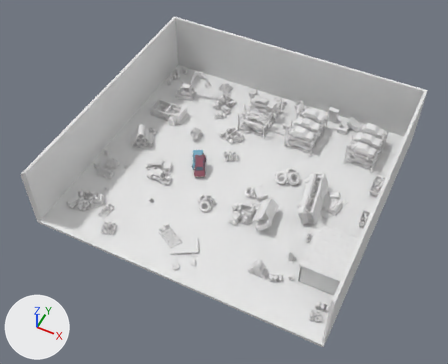
The glTF model assets/maps/junkyard/junkyard.glb as it was, and as the next commit left it.
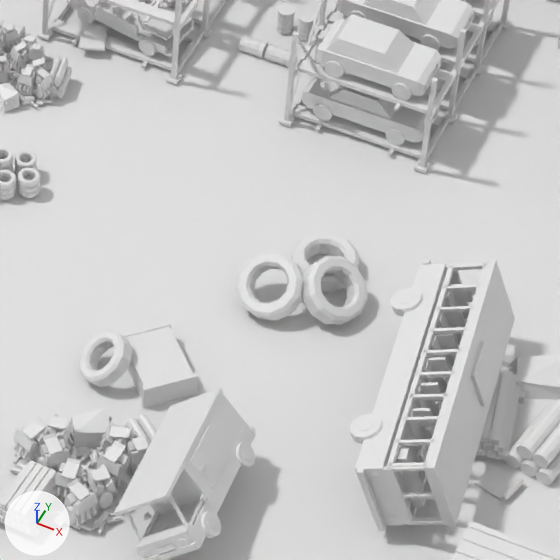
Each version is shown whole from a 50 mm camera at (29.9, -64.5, 77.9) aimed at (-0.4, -3.9, 2.2), then close up on the part from 51% to 75% of the width and 34% to 63% of the height. Every picture has the same lights, and +X, +Y and +Z are marked at lower left. The older version's two pictures come first. Where no turn or scale is listed for an object, it has been applied to the vertices.

Names of what the first close-up shows: 'Cube', 'Rack - middle six cars', 'Scrap island - north centre', 'Scrap island - south centre', 'Van - workshop service', 'bus_upright', 'car_rack_empty', 'car_wreck_stripped_roof', 'edge_utility_cabinet.010', 'scrap_heap_beams_pipes', 'truck_tire_single.006', 'truck_tire_single.007', 'truck_tire_single.008' and 7 more.
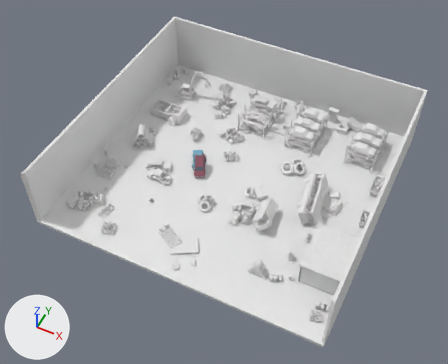
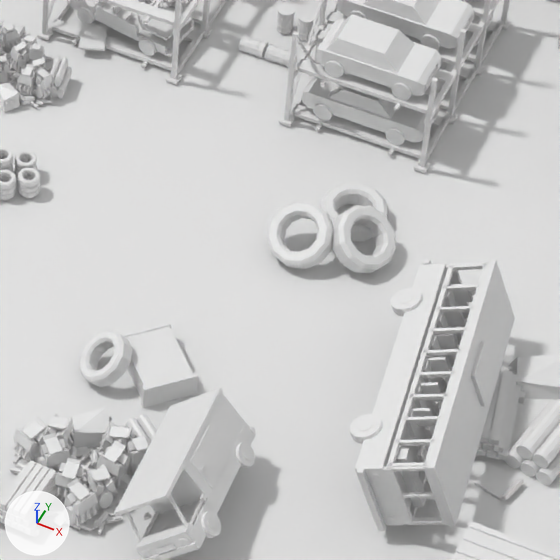
Changed parts and their boxes (x1, y1, x2, y2) in the close-ups (560 x 560 px):
'truck_tire_single.008', moved
    before: (302, 256, 367, 325)
    after: (332, 205, 396, 273)
'truck_tire_single.007', moved
    before: (236, 251, 303, 321)
    after: (266, 200, 333, 269)
'truck_tire_single.006', moved
    before: (291, 233, 359, 292)
    after: (321, 184, 387, 241)

What changed in the scene script:
```text
Change ob_truck_tire_single_006:
    ob_truck_tire_single_006.location: (8.27, 4.59, -0.07) -> (8.27, 7.09, -0.07)
Change ob_truck_tire_single_007:
    ob_truck_tire_single_007.location: (7.31, 2.63, 0.5) -> (7.31, 5.13, 0.5)
Change ob_truck_tire_single_008:
    ob_truck_tire_single_008.location: (8.94, 3.21, 0.5) -> (8.94, 5.71, 0.5)
```
